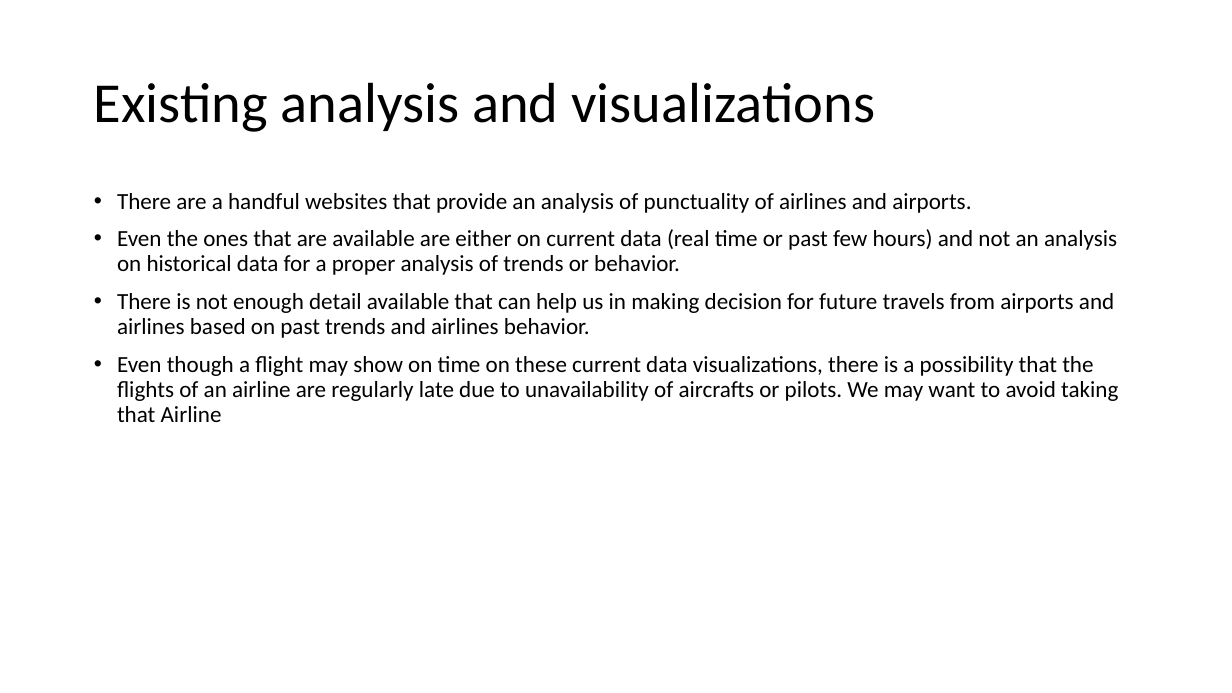
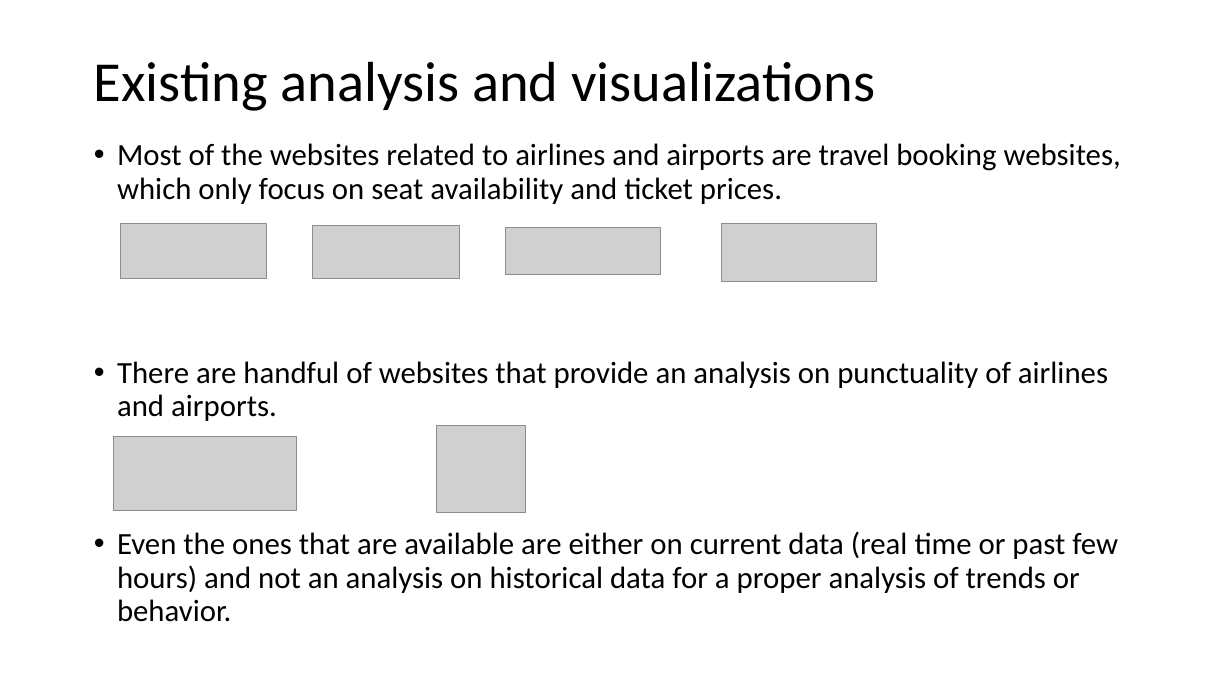
Before and after one commit to psiddam/awsSummer19Project, a slide deck: slide 7 of branch1/ProjectPresentation.pptx (slide 3 before the commit). Drawn at 1232x693 pixels with LibreOffice and Linux fonts; fonts in the diff are those of the drawing; grey boxes stand for pictures. Boxes give left, top, right and bottom in pixels: in the first picture for what was removed or moved away, otherwise in the second. Text is boxed around its words. In the diff, an @@ line names an element or a change of style, - is before the commit and + after.

```diff
--- a/branch1/ProjectPresentation.pptx
+++ b/branch1/ProjectPresentation.pptx
@@ title "Existing analysis and visualizations": place and size @@
-title "Existing analysis and visualizations" at box(94, 82, 875, 132)
+title "Existing analysis and visualizations" at box(94, 61, 875, 111)
@@ text "Most of the websites related ...": place and size @@
-text "Most of the websites related ..." at box(117, 193, 1118, 422)
+text "Most of the websites related ..." at box(117, 143, 1121, 622)
@@ text at box(117, 143, 1121, 421): text changed; size 18 to 24 pt @@
-• There are a handful websites that provide an analysis of punctuality of airlines and airports.
+• Most of the websites related to airlines and airports are travel booking websites, which only focus on seat availability and ticket prices.
+• There are handful of websites that provide an analysis on punctuality of airlines and airports.
@@ picture added at box(120, 224, 267, 278) @@
@@ picture added at box(312, 226, 459, 278) @@
@@ picture added at box(506, 228, 662, 275) @@
@@ picture added at box(721, 224, 877, 281) @@
@@ text at box(117, 293, 1118, 422): paragraphs removed @@
-• There is not enough detail available that can help us in making decision for future travels from airports and airlines based on past trends and airlines behavior.
-• Even though a flight may show on time on these current data visualizations, there is a possibility that the flights of an airline are regularly late due to unavailability of aircrafts or pilots. We may want to avoid taking that Airline
@@ picture added at box(114, 437, 297, 511) @@
@@ picture added at box(436, 425, 525, 513) @@
@@ text at box(117, 531, 1118, 622): size 18 to 24 pt in "Even the ones that are available are ..." @@
```
Also in this commit, not shown: 4 other slides changed, 13 slides added, 2 slides removed.
